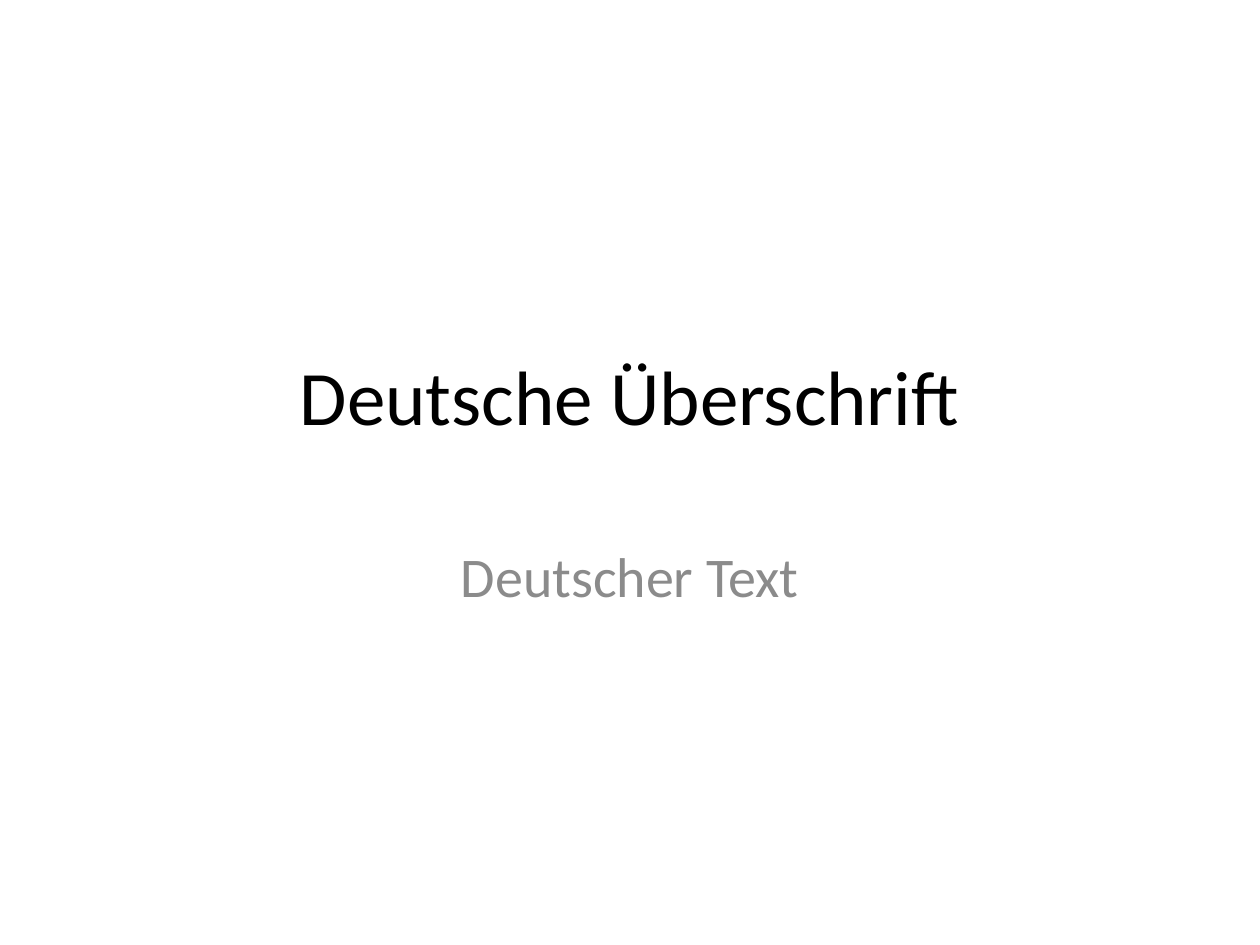
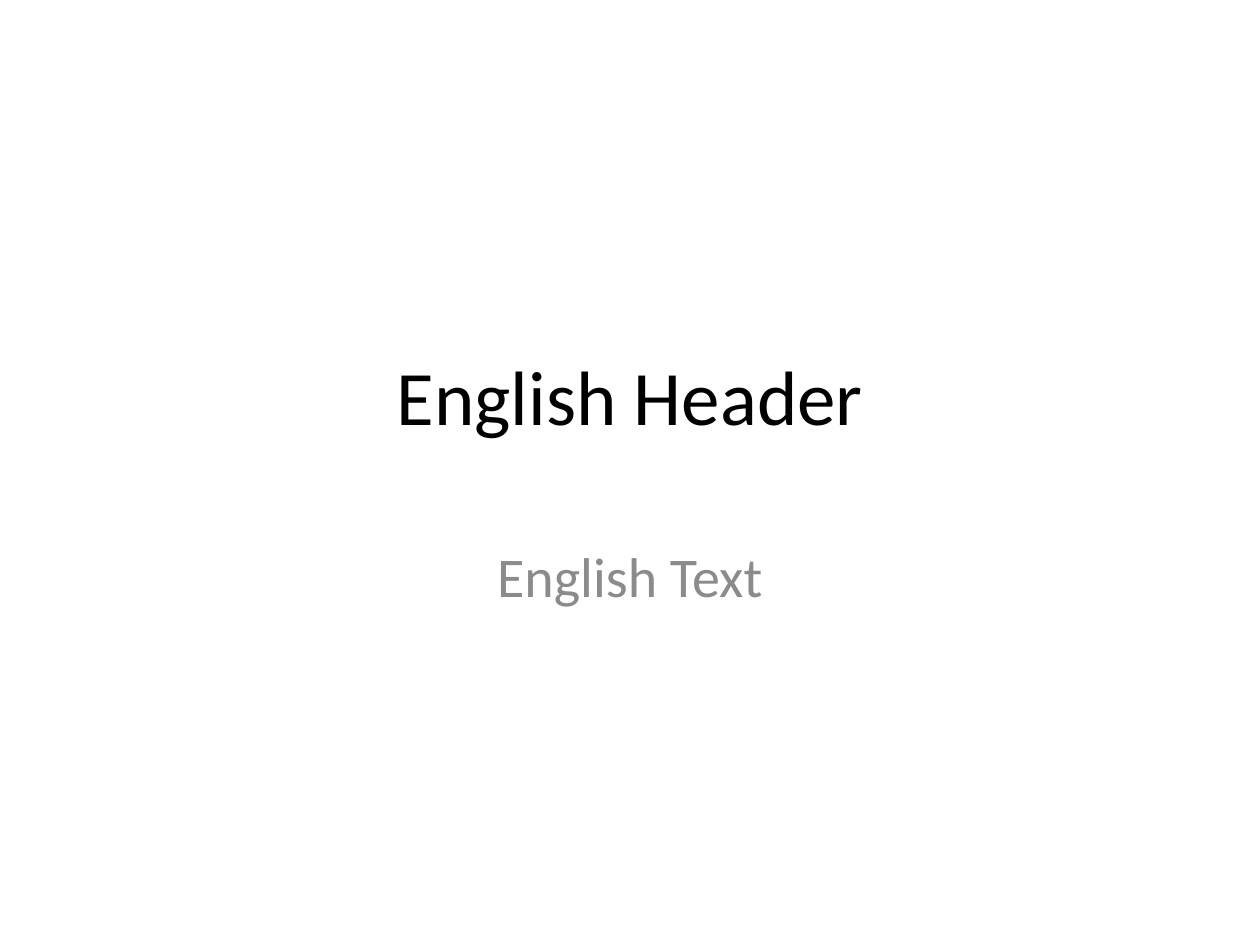
Before and after one commit to Klarzahs/PP_LGManager, a slide deck: slide 1 of LanguageManager_Plugin.pptm. Drawn at 1260x945 pixels with LibreOffice and Linux fonts; fonts in the diff are those of the drawing. Boxes give left, top, right and bottom in pixels: in the first picture for what was removed or moved away, otherwise in the second. Text is boxed around its words. In the diff, an @@ line names an element or a change of style, - is before the commit and + after.

```diff
--- a/LanguageManager_Plugin.pptm
+++ b/LanguageManager_Plugin.pptm
@@ title at (x1=397, y1=371, x2=863, y2=439): text changed @@
-Deutsche Überschrift
+English Header
@@ subtitle at (x1=497, y1=558, x2=763, y2=607): text changed @@
-Deutscher Text
+English Text
```
Also in this commit, not shown: 3 other files.
